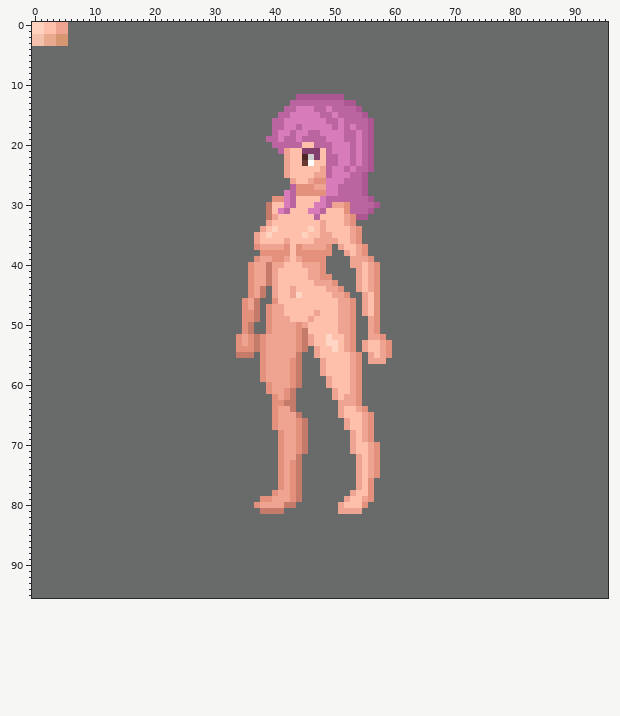
A pixel-art file gets an edit: RawResource/test.aseprite. The picture above was drawn from the file before the commit.
96x96 pixels, 1 frame.
And afterwards:
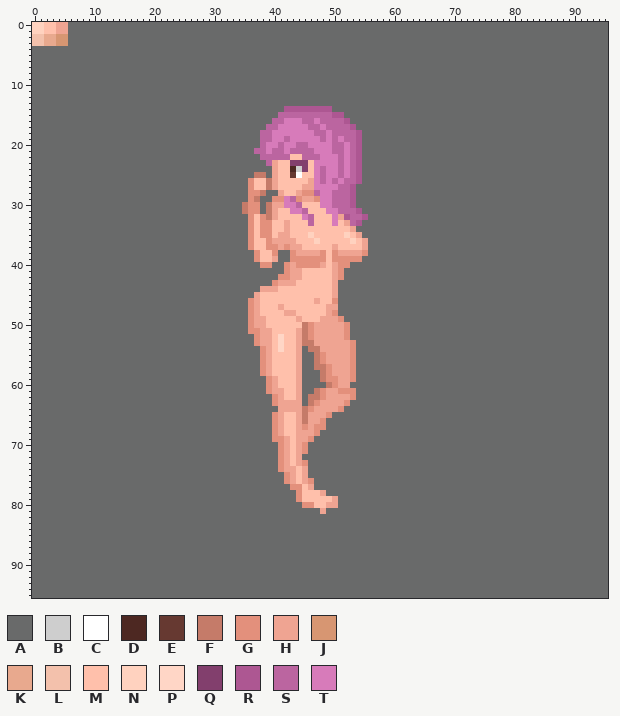
Palette (. is transparent): A #696a6a  B #cecece  C #ffffff  D #4d2822  E #663931  F #c57b69  G #e3907c  H #efa492  J #d79672  K #e8a98e  L #f3c1ac  M #ffc0ab  N #ffd2bf  P #ffd6c6  Q #823f6d  R #ad5792  S #bb65a0  T #d77bba
The edit:
layer "stand" now hidden
layer "Group 1/LegI" added
layer "Group 1/LegO" added
layer "Group 1/hips" added
layer "Group 1/chest" added
layer "Group 1/ArmI" added
layer "Group 1/head" added
layer "Group 1/hair Copy" added
layer "Group 1/eye" added
layer "hair" now hidden
layer "Layer 3" now hidden
y 12: x 44..51 RRRRRRRR -> AAAAAAAA
y 13: x 43..53 SSSSSSSSSRR -> AAAAAAAAAAA
y 14: x 42..54 SSTTTSSTSSSSR -> RRRRRRRRAAAAA
y 15: x 43..47 TTTTT -> SSSSS; x 50..55 TSSSSR -> RRAAAA
y 16: x 45..46 TT -> SS; x 48 T -> S; x 51..56 TSSSSR -> SRAAAA
y 17: x 39 A -> S; x 41 S -> T; x 44 S -> T; x 46..47 TT -> SS; x 49 T -> S; x 51 T -> S; x 53..56 TSSR -> RAAA
y 18: x 38..40 AAS -> SST; x 43 S -> T; x 46 S -> T; x 48 T -> S; x 50..51 TT -> SS; x 54..56 TSR -> RAA
y 19: x 38 A -> S; x 40 S -> T; x 43 S -> T; x 45..47 SSS -> TTT; x 50 T -> S; x 54..56 TSR -> RAA
y 20: x 38..40 AAS -> STT; x 42..43 SS -> TT; x 45..51 MMSSSTT -> STTTTSS; x 54..56 TSR -> RAA
y 21: x 37..40 AAAA -> SSTS; x 42..51 HMMQQQMSTT -> TSSSSTTTSS; x 54..56 TSR -> RAA
y 22: x 38..42 AAAAH -> SSSSS; x 45..51 DBQMSST -> SSSTTTS; x 54..56 TSR -> RAA
y 23: x 39..51 AAAHMMECMMSST -> SHMMQQQMTTTTS; x 54..56 TSR -> RAA
y 24: x 40..45 AAHMMM -> HMMDBQ; x 47..49 MHS -> TST; x 51..56 TSTSSR -> STSRAA
y 25: x 37..38 AA -> FF; x 40..44 AAHMM -> HMMEC; x 47..49 HHS -> TST; x 51 T -> S; x 54..55 SR -> RA
y 26: x 36..43 AAAAAAAH -> GMMFHMMM; x 47..48 GG -> TS; x 50 T -> S; x 54..55 SR -> RA
y 27: x 36..48 AAAAAAASGGGHH -> GMMFHMMMMHHTT; x 53..55 SSR -> RAA
y 28: x 36..38 AAA -> GGF; x 41..44 ATSG -> HMMH; x 47..48 GG -> ST; x 50 T -> S; x 53..55 SSR -> RAA
y 29: x 36..37 AA -> GF; x 44..47 MMMM -> GHHG; x 49 S -> T; x 53..56 SSSR -> RAAA
y 30: x 35..37 AAA -> FGG; x 40..41 MM -> HH; x 43..44 SM -> TS; x 47 T -> M; x 49..57 SHHGSSSSR -> TSSSRAAAA
y 31: x 35..37 AAA -> FGG; x 40..52 MTSMMMTTSMMMG -> HMMTTSMMMTTSS; x 54..56 SSR -> RAA
y 32: x 36..38 AAA -> GMG; x 45..47 MMS -> TSM; x 50..54 MMHGR -> THRSS
y 33: x 36..39 AAAH -> GMGG; x 42 M -> H; x 46 M -> S; x 48 H -> M; x 50 M -> T; x 53..54 GA -> SR
y 34: x 36..40 AAHMN -> GMGGM; x 42 M -> H; x 46 N -> M; x 48 H -> M; x 54 G -> A
y 35: x 36..39 AHMN -> GMGG; x 41..42 MM -> HH; x 45..46 NM -> MN; x 48..49 HH -> MM; x 52..54 MHG -> NMH
y 36: x 36..37 AH -> GM; x 39..41 MMM -> GHH; x 43 M -> H; x 47..50 HHHH -> NMMM; x 53..55 HGA -> NMH
y 37: x 36..40 AGHHH -> GMMGG; x 43..51 MGHHHHGAH -> HHMMMMMHM; x 54..55 HG -> MH
y 38: x 37..39 AGG -> GMM; x 41..47 GGMGGGG -> AAGHHHH; x 49..51 GAA -> MGH; x 53 M -> H
y 39: x 38..44 HHGGHMH -> MMHAAGG; x 49..56 AAAAHHHG -> MGGGGGAA
y 40: x 36..57 GHHFHHMMMHHHGAAAAHHMHG -> AAGGAAGHGGGGHMHGGAAAAA
y 41: x 36..44 GHHFHMMMM -> AAAAAAGHH; x 46..51 HHGAAA -> MMMMHG; x 54..57 HMHG -> AAAA
y 42: x 36..44 GHHFHMMMM -> AAAAAGGHH; x 46..51 HHGGAA -> MMMMHG; x 54..57 HMHG -> AAAA
y 43: x 36..43 GHHFHMMM -> AAAAGHHH; x 47..50 HHHG -> MMMH; x 54..57 HMHG -> AAAA
y 44: x 36..39 GHFA -> AAHH; x 43 H -> M; x 49 H -> M; x 51 G -> A; x 54..57 HMHG -> AAAA
y 45: x 36 G -> A; x 38..40 FAH -> MMM; x 43..44 HP -> MM; x 51..52 HG -> AA; x 55..57 HMG -> AAA
y 46: x 35..40 GHFAAG -> AGHMMM; x 47 M -> H; x 50..53 MHHG -> GAAA; x 55..57 HMG -> AAA
y 47: x 35..40 GHFAGH -> AGHMMM; x 49..53 MMHHG -> HHAAA; x 55..57 HMG -> AAA
y 48: x 35 G -> A; x 37..43 FAGHHMM -> HMMMMHH; x 47 H -> M; x 49..53 MMHHG -> HGAAA; x 55..57 HMG -> AAA
y 49: x 35 G -> A; x 37..42 FAGHHH -> HHMMMM; x 44 M -> H; x 46 H -> M; x 48..53 MMMHHG -> HHHGAA; x 56..57 HG -> AA
y 50: x 35..50 GFAAGHHHHGHMMMMM -> AGHHMMMMMMFGHHHH; x 52..53 HG -> GA; x 56..57 HG -> AA
y 51: x 35..44 GFAAGHHHHG -> AGGHHMMMMH; x 46..50 MMMMM -> GHHHH; x 52..53 HG -> GA; x 56..57 HG -> AA
y 52: x 34..38 GHGFG -> AAAGH; x 40..44 HHHHG -> MPMMH; x 46..53 HMMPMMHG -> GHHHHHGA; x 56..58 HHG -> AAA
y 53: x 34..38 GHGFG -> AAAGH; x 40..44 HHHHG -> MPMMH; x 46..51 HMMPPM -> FHHHHH; x 55..59 HMMHG -> AAAAA
y 54: x 34..37 GGGF -> AAAA; x 40..51 HHHHGFAHMMPM -> MPMMHAFFHHHH; x 55..59 HMMHG -> AAAAA
y 55: x 34..36 FFF -> AAA; x 40..44 HHHHF -> MMMMH; x 47..54 HMMMMMHG -> FGHHHHGA; x 56..59 HMHG -> AAAA
y 56: x 40..44 HHHGF -> MMMMH; x 47..54 AHMMMMHG -> FGHHHHGA; x 56..58 HHH -> AAA
y 57: x 40..44 HHHGF -> MMMMH; x 47..54 AHMMMMHG -> FFGHHHGA
y 58: x 40..44 HHHGF -> MMMMH; x 48..54 HMMMMHG -> FGHHHGA
y 59: x 38..39 GH -> AG; x 41..44 HHGF -> MMMH; x 48..54 AHMMMHG -> FGGHHGA
y 60: x 41..44 HHGF -> MMMH; x 49..54 HMMMHG -> FGHHAA
y 61: x 42..44 GFA -> MMH; x 47..49 AAA -> FGH; x 51..54 MMHG -> GGGA
y 62: x 42..44 GFA -> MMH; x 46..49 AAAA -> FFGH; x 51 M -> H; x 53..54 HG -> GA
y 63: x 41..44 GFFA -> HHHH; x 46..50 AAAAA -> FGHHH; x 52..54 HHG -> GAA
y 64: x 40 G -> A; x 43..55 FAAAAAAAHMMHG -> HHFGHHHHGAAAA
y 65: x 42..49 HHFAAAAA -> MMHFHHHG; x 51..56 HMMMHG -> AAAAAA
y 66: x 42..44 HHG -> MMH; x 46..48 AAA -> HHG; x 52..56 HMMHG -> AAAAA
y 67: x 42..48 HHGFAAA -> MMHGHGG; x 52..56 HMMHG -> AAAAA
y 68: x 40..47 AGHHGFAA -> GHMMHHHG; x 53..56 HMHG -> AAAA
y 69: x 40 A -> G; x 43..46 HGFA -> MHHG; x 53..56 HMHG -> AAAA
y 70..71: x 43..45 HGF -> MHG; x 53..57 HMMHG -> AAAAA
y 72: x 43..44 HF -> MH; x 54..57 HMHG -> AAAA
y 73: x 43..45 GFA -> MHG; x 54..57 HMHG -> AAAA
y 74: x 43..45 GFA -> HMH; x 54..57 HMHG -> AAAA
y 75: x 41..45 GHGFA -> AGHMH; x 54..57 HMHG -> AAAA
y 76: x 41..46 GHGFAA -> AGHMHG; x 54..56 HMG -> AAA
y 77: x 41..42 GH -> AA; x 44..46 FAA -> GMH; x 54..56 HMG -> AAA
y 78: x 40..48 GHHGFAAAA -> AAAAGMMMH; x 53..56 HMMG -> AAAA
y 79: x 38..50 GGHHHGFAAAAAA -> AAAAAAGMMMMMH; x 52..56 HMMHG -> AAAAA
y 80: x 37..43 GHHHHFF -> AAAAAAA; x 45..55 AAAAAAHMMMG -> GGMMHHAAAAA
y 81: x 38..41 FFFF -> AAAA; x 48 A -> H; x 51..54 HHHH -> AAAA
